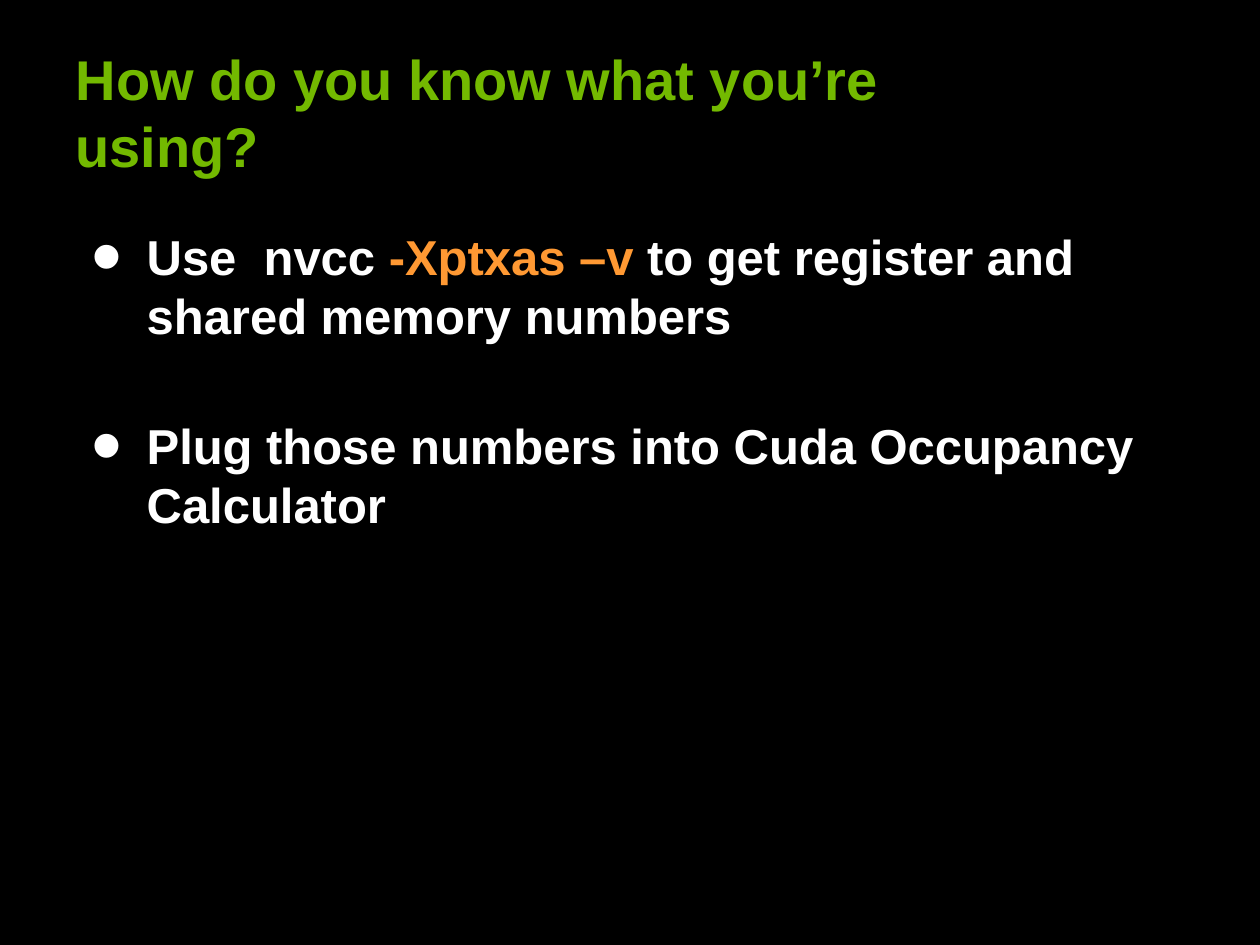
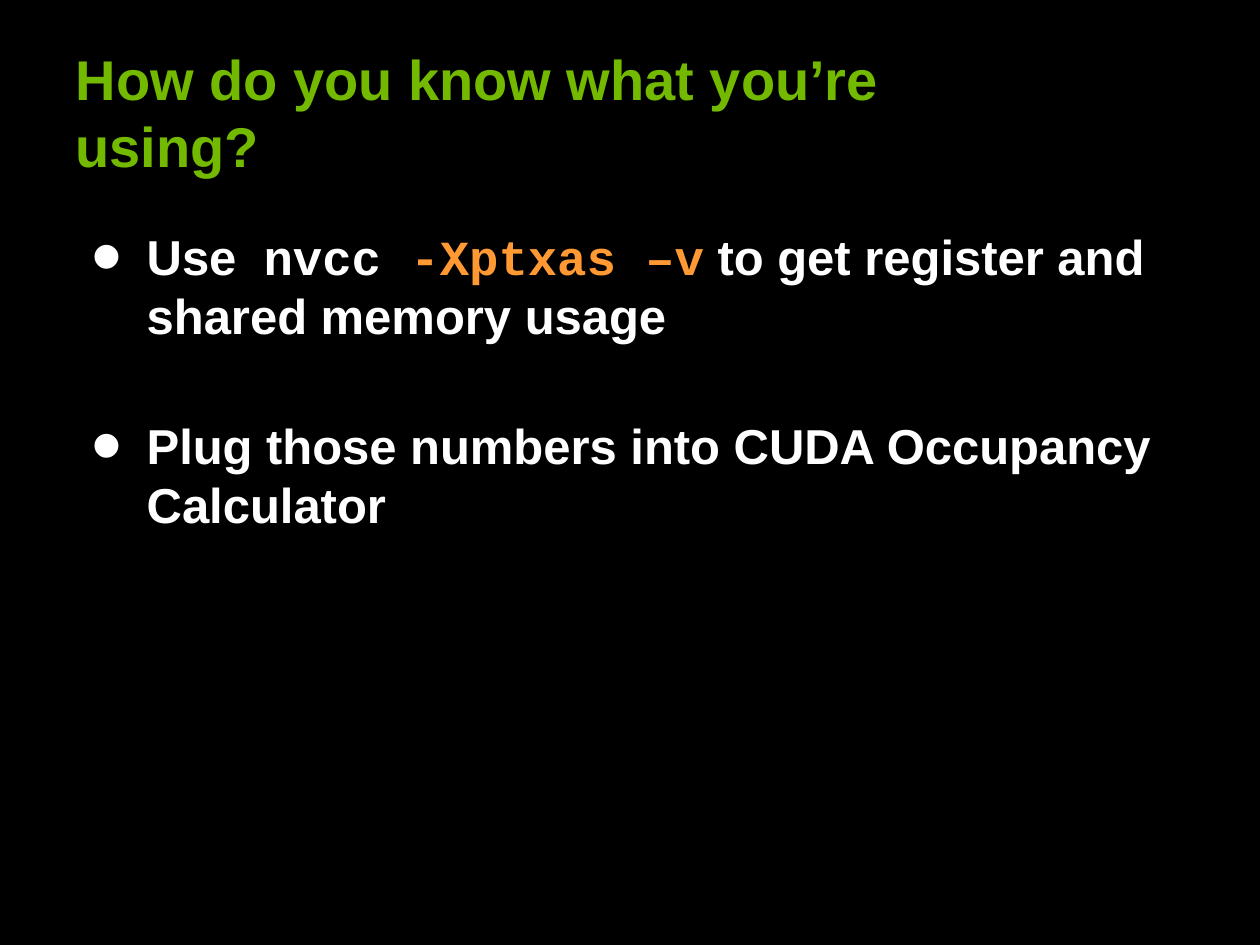
Before and after one commit to leofang/stanford-cs193g-sp2010, a slide deck: slide 35 of trunk/lectures/lecture_5/performance_considerations.ppt. Drawn at 1260x945 pixels with LibreOffice and Linux fonts; fonts in the diff are those of the drawing. Boxes give left, top, right and bottom in pixels: in the first picture for what was removed or moved away, otherwise in the second. Text is boxed around its words. In the diff, an @@ line names an element or a change of style, - is before the commit and + after.

```diff
--- a/trunk/lectures/lecture_5/performance_considerations.ppt
+++ b/trunk/lectures/lecture_5/performance_considerations.ppt
@@ text at bbox=[147, 239, 1151, 524]: text changed @@
-• Use nvcc -Xptxas –v to get register and shared memory numbers
-• Plug those numbers into Cuda Occupancy Calculator
+• Use nvcc -Xptxas –v to get register and shared memory usage
+• Plug those numbers into CUDA Occupancy Calculator
```
Also in this commit, not shown: 22 other slides changed, 1 other file.
